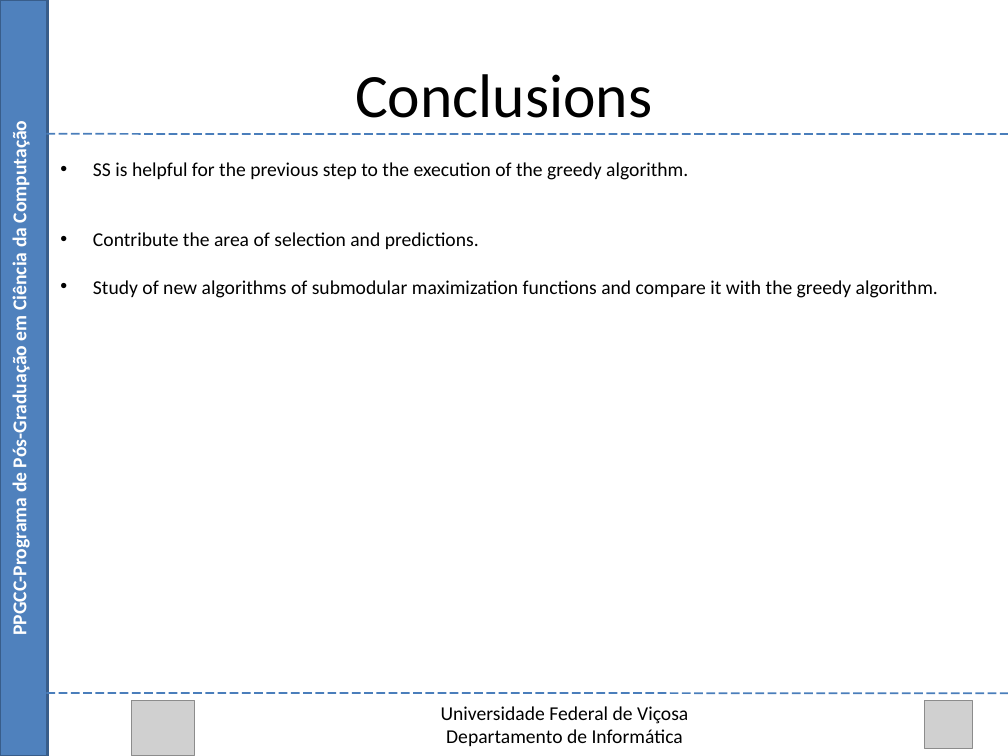
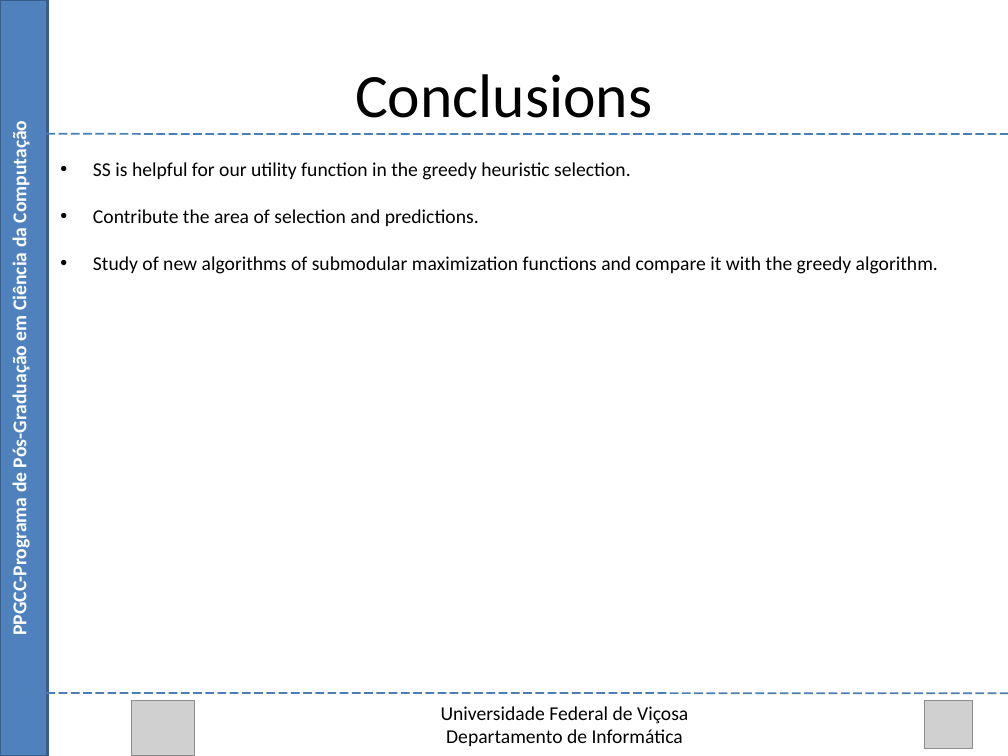
Before and after one commit to Marvinsky/research-marvin, a slide deck: slide 52 of latex/odp/selection heuristics.odp. Drawn at 1008x756 pixels with LibreOffice and Linux fonts; fonts in the diff are those of the drawing; grey boxes stand for pictures. Boxes give left, top, right and bottom in pixels: in the first picture for what was removed or moved away, otherwise in the second. Text is boxed around its words. In the diff, an @@ line names an element or a change of style, - is before the commit and + after.

Commit message:
13/08/15 update selection heuristics

```diff
--- a/latex/odp/selection heuristics.odp
+++ b/latex/odp/selection heuristics.odp
@@ text at (x1=93, y1=162, x2=631, y2=180): text changed @@
-• SS is helpful for the previous step to the execution of the greedy algorithm.
+• SS is helpful for our utility function in the greedy heuristic selection.
```
Also in this commit, not shown: 17 other slides changed.
